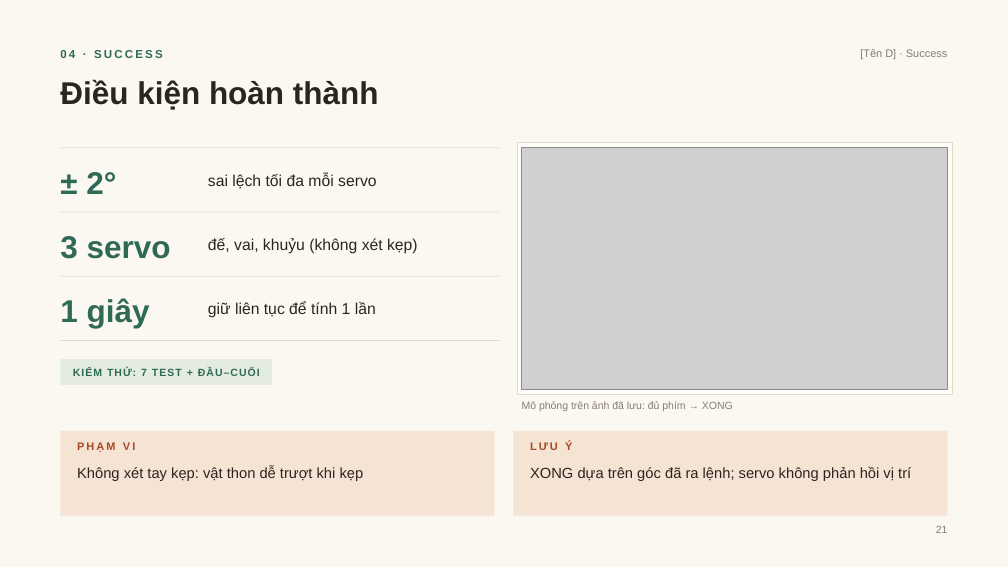
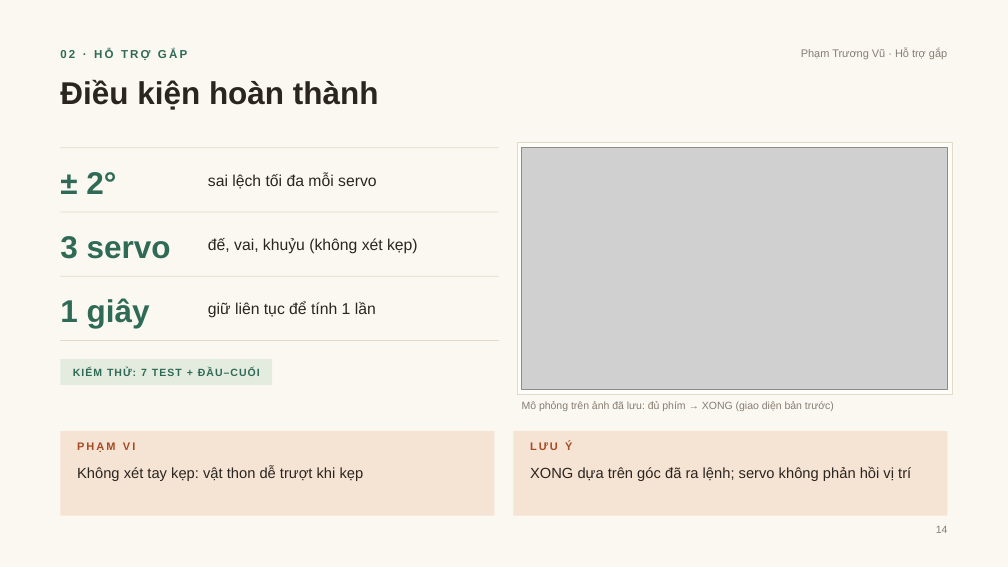
Before and after one commit to DuongNAD/Project_IoT, a slide deck: slide 14 of slides/Project_IoT_ThuyetTrinh.pptx (slide 21 before the commit). Drawn at 1008x567 pixels with LibreOffice and Linux fonts; fonts in the diff are those of the drawing; grey boxes stand for pictures. Boxes give left, top, right and bottom in pixels: in the first picture for what was removed or moved away, otherwise in the second. Text is boxed around its words. In the diff, an @@ line names an element or a change of style, - is before the commit and + after.

```diff
--- a/slides/Project_IoT_ThuyetTrinh.pptx
+++ b/slides/Project_IoT_ThuyetTrinh.pptx
@@ text at bbox=[60, 49, 187, 60]: text changed @@
-04 · SUCCESS
+02 · HỖ TRỢ GẮP
@@ text at bbox=[801, 49, 947, 59]: text changed @@
-[Tên D] · Success
+Phạm Trương Vũ · Hỗ trợ gắp
@@ text at bbox=[522, 401, 834, 411]: text changed @@
-Mô phỏng trên ảnh đã lưu: đủ phím → XONG
+Mô phỏng trên ảnh đã lưu: đủ phím → XONG (giao diện bản trước)
@@ text at bbox=[936, 526, 948, 533]: text changed @@
-21
+14
```
Also in this commit, not shown: 18 other slides changed, 1 slide removed, 26 other files.
